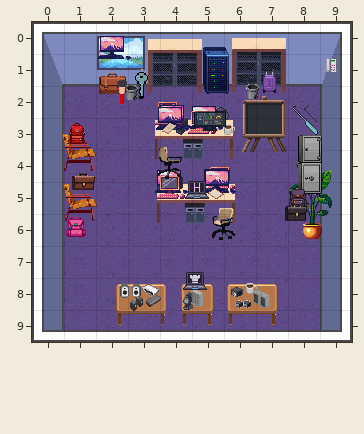
Two states of a Tiled map (JSON), public/break_escape/assets/rooms/room_IT.tmj. That is the earlier state.
Cells are 32x32 px. Shown: x 0..9, y 0..9. Not drawn, because the pictures are missing: unchanged layer "doors".
And afterwards:
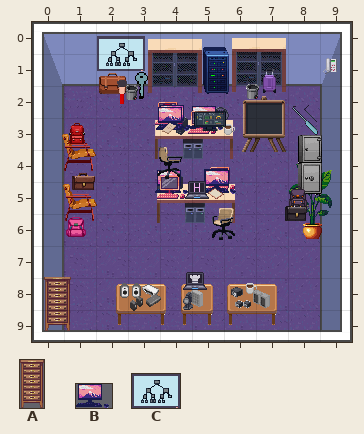
Key: from "objects": A 321 "filing_cabinet", B 351 "siem_dashboard", C 360 "network_architecture".
Objects are placed by their top-left corner, in cells (3,4 is the top-left corner of cell 3,4); size is 1x1 cell unless given.
The edit:
--- layer "conditional_items"
+C "network_architecture" at 2,0.5 size 1.5x1.1
+A "filing_cabinet" at 0.4,8 size 0.8x1.7
-B "siem_dashboard" at 2,0.4 size 1.1x0.8
Changed places in both pictures, as pixel boxes (x1, y1, x2, y2):
changed: (97, 36, 145, 71)
added: (44, 277, 71, 331)
